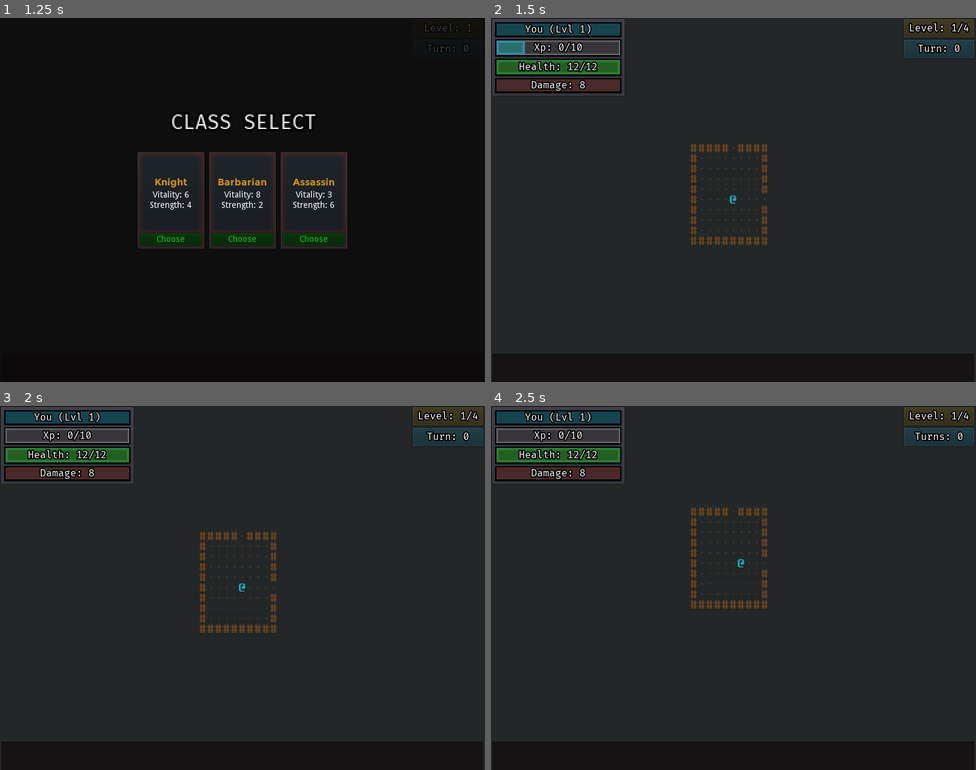
Above: before the commit, frames 1-4 (two rows, left to right).
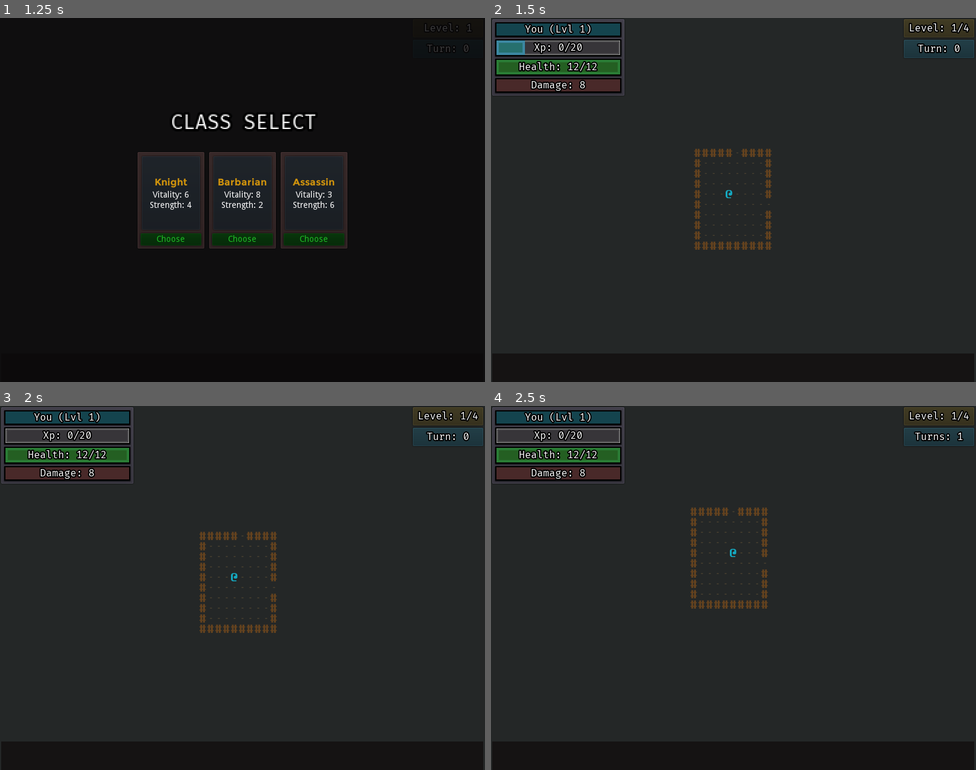
Above: after the commit, the same moments.

Repository: ZenCoderGames/ZRoguelikeGame
Game: Godot game, scene res://scene/main/MainScene.tscn
Same seed, same stepped clock (60 frames per second), same inputs: the game is played once before the commit and once after it.
Inputs:
- Up to frame 1 (1.25 s): click "New Game" at 0.5 s
- Up to frame 2 (1.5 s): click "Choose" at 1.25 s
- Up to frame 3 (2 s): no input
- Up to frame 4 (2.5 s): tap Enter at 2 s; hold Right (move_right) from 2.03 s (still down); tap S (cam_move_down) at 2.1 s

Frame 1 is identical in both runs. In frame 2, 1.3% of the frame differs, in the area x 16-58%, y 6-64%; in frame 3, less than 0.1%; in frame 4, less than 0.1%.

Commit message:
Camera zoom on combat rooms, turn sequencing cleanup

Diff:
--- a/resource/dungeons.json
+++ b/resource/dungeons.json
@@ -7,8 +7,8 @@
 			"roomMinCols": 8,
 			"roomMaxCols": 12,
 			"obstacleChance": 0.75,
-			"minObstacles": 2,
-			"maxObstacles": 4,
+			"minObstacles": 4,
+			"maxObstacles": 6,
 			"itemCountMin": 2,
 			"itemCountMax": 4,
 			"itemHeighestTier": 2,
--- a/resource/items.json
+++ b/resource/items.json
@@ -55,7 +55,7 @@
 			"path": "entity/items/consumables/Consumable_Tier1.tscn",
 			"type": "CONSUMABLE",
 			"tier": 0,
-			"maxCount": 3,
+			"maxCount": 1,
 			"statModifiers": [
 				{
 					"type": "HEALTH",
@@ -72,7 +72,7 @@
 			"path": "entity/items/consumables/Consumable_Tier2.tscn",
 			"type": "CONSUMABLE",
 			"tier": 0,
-			"maxCount": 3,
+			"maxCount": 1,
 			"statusEffectId": "BARRIER"
 		},
 		{
@@ -84,7 +84,7 @@
 			"path": "entity/items/consumables/Consumable_Tier2.tscn",
 			"type": "CONSUMABLE",
 			"tier": 2,
-			"maxCount": 2,
+			"maxCount": 1,
 			"statModifiers": [
 				{
 					"type": "HEALTH",
@@ -101,7 +101,7 @@
 			"path": "entity/items/spells/Spell_Tier1.tscn",
 			"type": "SPELL",
 			"tier": 2,
-			"maxCount": 3,
+			"maxCount": 1,
 			"spellId": "LIGHTNING_BOLT"
 		},
 		{
@@ -113,7 +113,7 @@
 			"path": "entity/items/spells/Spell_Tier1.tscn",
 			"type": "SPELL",
 			"tier": 2,
-			"maxCount": 2,
+			"maxCount": 1,
 			"spellId": "GROUND_POUND"
 		}
 	]
--- a/scripts/battle/BattleInstance.gd
+++ b/scripts/battle/BattleInstance.gd
@@ -22,6 +22,7 @@
 
 signal OnDungeonInitialized()
 signal OnDungeonRecreated()
+signal OnGameOver()
 signal OnToggleInventory()
 signal OnMainMenuOn()
 signal OnMainMenuOff()
@@ -98,6 +99,7 @@
 func _on_game_over():
 	onGameOver = true
 	Dungeon.isDungeonFinished = true
+	emit_signal("OnGameOver")
 
 func _on_dungeon_completed():
 	screenFade.visible = true
--- a/scripts/battle/Dungeon.gd
+++ b/scripts/battle/Dungeon.gd
@@ -6,6 +6,10 @@
 signal OnStartTurn()
 signal OnEndTurn()
 signal OnEnemyMovedAdjacentToPlayer(enemy)
+signal OnRoomCombatStarted(room)
+signal OnRoomCombatEnded(room)
+signal OnPlayerTurnCompleted()
+signal OnAllEnemyTurnsCompleted()
 
 var rooms:Array = []
 const intersectionBuffer:int = 0
@@ -38,7 +42,10 @@
 	_init_player(recreatePlayer)
 	_init_enemies()
 
-	_on_turn_taken(0, 0)
+	player.connect("OnTurnCompleted", self, "_on_player_turn_completed")
+	connect("OnAllEnemyTurnsCompleted", self, "_end_turn")
+	_init_turns()
+	_start_turn()
 
 func _init_rooms():
 	rooms = []
@@ -183,9 +190,12 @@
 	# find the furthest room
 	var furthestCost:int = 0
 	for room in rooms:
-		if costFromStart[room] > furthestCost:
-			furthestCost = costFromStart[room]
-			furthestRoom = room
+		if costFromStart.has(room):
+			if costFromStart[room] > furthestCost:
+				furthestCost = costFromStart[room]
+				furthestRoom = room
+		else:
+			print("ERROR: room not in CostFromStart")
 	furthestRoom.set_as_end_room()
 	# find path
 	reverse_path.append(furthestRoom)
@@ -335,34 +345,53 @@
 	if recreatePlayer:
 		player = load_character(loadedScenes, cell, dataManager.playerData, Constants.ENTITY_TYPE.DYNAMIC, Constants.pc, Constants.TEAM.PLAYER)
 		emit_signal("OnPlayerCreated", player)
-		player.connect("OnCharacterMove", self, "_on_turn_taken")
-		player.equipment.connect("OnSpellActivated", self, "_on_player_spell_activated")
 		turnsTaken = turnsTaken - 1
 	else:
 		player.move_to_cell(cell)
 
-func _on_player_spell_activated(item):
-	_on_turn_taken(0, 0)
-
-func _on_turn_taken(x, y):
+# TURN LOGIC
+func _init_turns():
+	player.pre_update()
+	player.cell.room.pre_update_entities()
+	player.update()
+	for room in rooms:
+		room.update_visibility()
+	turnsTaken = 0
+	emit_signal("OnEndTurn")
+
+func _start_turn():
 	if isDungeonFinished:
 		return
 
 	emit_signal("OnStartTurn")
+
+	# Pre Update
 	player.pre_update()
 	player.cell.room.pre_update_entities()
 
+	# Wait for Player Turn
+
+func _on_player_turn_completed():
 	player.update()
+
+	emit_signal("OnPlayerTurnCompleted")
+
+	# Wait for Enemy Turns
 	player.cell.room.update_entities()
 
+func _end_turn():
 	turnsTaken += 1
-	emit_signal("OnEndTurn")
-
-	for room in rooms:
-		room.update_visibility()
-
+
+	# Post Update
 	player.post_update()
 	player.cell.room.post_update_entities()
+	for room in rooms:
+		room.update_visibility()
+
+	emit_signal("OnEndTurn")
+
+	if !player.isDead:
+		_start_turn()
 
 func add_to_dungeon_scenes(scene):
 	loadedScenes.append(scene)
--- a/scripts/battle/DungeonCamera.gd
+++ b/scripts/battle/DungeonCamera.gd
@@ -4,11 +4,16 @@
 
 var player
 
+const ZOOM_ON_COMBAT:float = 0.45
+
 func _init():
 	pass
 
 func _ready():
 	Dungeon.connect("OnPlayerCreated", self, "_register_player")
+	Dungeon.connect("OnRoomCombatStarted", self, "_on_room_combat_started")
+	Dungeon.connect("OnRoomCombatEnded", self, "_on_room_combat_ended")
+	Dungeon.battleInstance.connect("OnGameOver", self, "_on_game_over")
 
 func _register_player(playerRef):
 	player = playerRef
@@ -18,6 +23,17 @@
 
 func _update_camera(newRoom):
 	Utils.create_tween_vector2(self, "position", self.position, newRoom.get_center(), 0.35, Tween.TRANS_LINEAR, Tween.EASE_IN_OUT)
+
+func _on_room_combat_started(room):
+	Utils.create_tween_vector2(self, "zoom", self.zoom, Vector2(self.zoom.x-ZOOM_ON_COMBAT, self.zoom.y-ZOOM_ON_COMBAT), 0.35, Tween.TRANS_LINEAR, Tween.EASE_IN_OUT)
+
+func _on_room_combat_ended(room):
+	Utils.create_tween_vector2(self, "zoom", self.zoom, Vector2(self.zoom.x+ZOOM_ON_COMBAT, self.zoom.y+ZOOM_ON_COMBAT), 0.35, Tween.TRANS_LINEAR, Tween.EASE_IN_OUT)
+
+func _on_game_over():
+	yield(Dungeon.battleInstance.get_tree().create_timer(Constants.DEATH_TO_MENU_TIME), "timeout")
+
+	Utils.create_tween_vector2(self, "zoom", self.zoom, Vector2(self.zoom.x+ZOOM_ON_COMBAT, self.zoom.y+ZOOM_ON_COMBAT), 0.35, Tween.TRANS_LINEAR, Tween.EASE_IN_OUT)
 
 # DEBUG
 func _process(delta):
--- a/scripts/battle/PlayerInput.gd
+++ b/scripts/battle/PlayerInput.gd
@@ -6,13 +6,15 @@
 var disableInput:bool = true
 var playerMoveAction:ActionMove
 var inputDelay:float = 0.0
-var blockInputsFromInputDelay:bool
+var blockInputsForTurn:bool
 
 func _ready():
 	Dungeon.connect("OnPlayerCreated", self, "_register_player")
 	Dungeon.battleInstance.connect("OnDungeonInitialized", self, "_on_dungeon_init")
 	Dungeon.battleInstance.connect("OnMainMenuOn", self, "on_main_menu_on")
 	Dungeon.battleInstance.connect("OnMainMenuOff", self, "on_main_menu_off")
+	Dungeon.connect("OnPlayerTurnCompleted", self, "_on_player_turn_completed")
+	Dungeon.connect("OnEndTurn", self, "_on_end_turn")
 
 func _register_player(playerRef):
 	player = playerRef
@@ -24,6 +26,7 @@
 
 func _on_player_death():
 	disableInput = true
+	player.disconnect("OnDeath", self, "_on_player_death")
 
 func on_main_menu_on():
 	disableInput = true
@@ -35,7 +38,7 @@
 	if event.is_action_pressed(Constants.INPUT_EXIT_GAME):
 		get_tree().quit()
 
-	if disableInput || blockInputsFromInputDelay:
+	if disableInput || blockInputsForTurn:
 		return
 
 	if player.isDead:
@@ -58,6 +61,8 @@
 		if playerMoveAction.can_execute():
 			player.move(x, y)
 
-		blockInputsFromInputDelay = true
-		yield(get_tree().create_timer(inputDelay), "timeout")
-		blockInputsFromInputDelay = false
+func _on_player_turn_completed():
+	blockInputsForTurn = true
+
+func _on_end_turn():
+	blockInputsForTurn = false
--- a/scripts/battle/instance/CombatEventManager.gd
+++ b/scripts/battle/instance/CombatEventManager.gd
@@ -25,3 +25,12 @@
 		parentCharacter.connect("OnparentCharacterMove", object, "activate_on_parentCharacter_move")
 	if triggerConditions.has(Constants.TRIGGER_CONDITION.ON_SPELL_ACTIVATE):
 		parentCharacter.equipment.connect("OnSpellActivated", object, "activate_on_target_or_item")
+
+func on_room_combat_started(room):
+	Dungeon.emit_signal("OnRoomCombatStarted", room)
+
+func on_room_combat_ended(room):
+	Dungeon.emit_signal("OnRoomCombatEnded", room)
+
+func on_all_enemy_turn_completed(room):
+	Dungeon.emit_signal("OnAllEnemyTurnsCompleted")
--- a/scripts/battle/instance/characters/Character.gd
+++ b/scripts/battle/instance/characters/Character.gd
@@ -46,6 +46,8 @@
 signal OnPassiveRemoved(character, passive)
 signal OnStatusEffectAdded(character, statusEffect)
 signal OnStatusEffectRemoved(character, statusEffect)
+
+signal OnTurnCompleted()
 
 var originalColor:Color
 
@@ -200,7 +202,6 @@
 			Utils.create_return_tween_vector2(self, "position", self.position, self.position + Vector2(0, 5), 0.05, Tween.TRANS_BOUNCE, Tween.TRANS_LINEAR)
 
 		yield(get_tree().create_timer(0.075), "timeout")
-
 
 		emit_signal("OnPreAttack", entity)
 		var damageAmount:int = get_stat_value(StatData.STAT_TYPE.DAMAGE)
@@ -318,6 +319,10 @@
 func get_targets():
 	return targetList
 
+# SPELLS
+func on_spell_activated(spellItem):
+	on_turn_completed()
+
 # STATUS EFFECTS
 func add_status_effect(statusEffectData:StatusEffectData):
 	var statusEffect = StatusEffect.new(self, statusEffectData)
@@ -339,6 +344,10 @@
 func remove_passive(passive:Passive):
 	passiveList.erase(passive)
 	emit_signal("OnPassiveRemoved", self, passive)
+
+# TURNS
+func on_turn_completed():
+	emit_signal("OnTurnCompleted")
 
 # HELPERS
 func is_in_room(room):
--- a/scripts/battle/instance/characters/EnemyCharacter.gd
+++ b/scripts/battle/instance/characters/EnemyCharacter.gd
@@ -2,13 +2,28 @@
 
 class_name EnemyCharacter
 
+var USE_SIMPLE_LOS:bool
+var _hasSeenPlayer:bool
+
+func init(charDataVal, teamVal):
+	.init(charDataVal, teamVal)
+
 func update():
 	.update()
+
+	if USE_SIMPLE_LOS:
+		if !_hasSeenPlayer:
+			if _is_player_in_los():
+				_hasSeenPlayer = true
+			else:
+				return
 
 	if attackAction.can_execute():
 		attackAction.execute()
 	elif moveAction.can_execute():
 		moveAction.execute()
+
+	on_turn_completed()
 
 func move_to_cell(newCell):
 	.move_to_cell(newCell)
@@ -16,3 +31,33 @@
 	if Dungeon.player!=null:
 		if(newCell.is_rowcol_adjacent(Dungeon.player.cell)):
 			Dungeon.emit_signal("OnEnemyMovedAdjacentToPlayer", self)
+
+func _is_player_in_los():
+	if _los_check_in_dirn(0, 1) or\
+		_los_check_in_dirn(0, -1) or\
+		_los_check_in_dirn(1, 0) or\
+		_los_check_in_dirn(-1, 0) or\
+		_los_check_in_dirn(1, 1) or\
+		_los_check_in_dirn(1, -1) or\
+		_los_check_in_dirn(-1, 1) or\
+		_los_check_in_dirn(-1, -1):
+		return true
+
+	return false
+
+func _los_check_in_dirn(rDir:int, cDir:int):
+	var newR:int = cell.row
+	var newC:int = cell.col
+	while(true):
+		newR = newR + rDir * 1
+		newC = newC + cDir * 1
+		var nextCell:DungeonCell = currentRoom.get_cell(newR, newC)
+		if nextCell!=null:
+			if nextCell == Dungeon.player.cell:
+				return true
+			if !nextCell.is_empty():
+				return false
+		else:
+			break
+
+	return false
--- a/scripts/battle/instance/characters/Equipment.gd
+++ b/scripts/battle/instance/characters/Equipment.gd
@@ -80,3 +80,4 @@
 	equippedSpells.erase(spellItem)
 	character.inventory.remove_item(spellItem)
 	emit_signal("OnSpellActivated", spellItem)
+	character.on_spell_activated(spellItem)
--- a/scripts/battle/instance/characters/PlayerCharacter.gd
+++ b/scripts/battle/instance/characters/PlayerCharacter.gd
@@ -8,7 +8,7 @@
 signal OnXPGained()
 signal OnLevelUp()
 
-var levelXpList:Array = [0, 10, 25, 50, 100, 200, 400, 800, 1600]
+var levelXpList:Array = [0, 20, 40, 70, 110, 160, 220, 290, 380]
 var xp:int = 0
 var currentLevel:int = 0
 
@@ -31,6 +31,11 @@
 		return
 
 	.take_damage(entity, dmg)
+
+func move(x, y):
+	.move(x, y)
+
+	on_turn_completed()
 
 func move_to_cell(newCell):
 	.move_to_cell(newCell)
@@ -76,7 +81,6 @@
 	modify_absolute_stat_value(StatData.STAT_TYPE.STRENGTH, 1)
 	refresh_linked_stat_value(StatData.STAT_TYPE.HEALTH)
 	refresh_linked_stat_value(StatData.STAT_TYPE.DAMAGE)
-	#reset_stat_value(StatData.STAT_TYPE.HEALTH)
 	emit_signal("OnLevelUp")
 
 	levelUpAnim.visible = true
--- a/scripts/battle/instance/rooms/DungeonRoom.gd
+++ b/scripts/battle/instance/rooms/DungeonRoom.gd
@@ -41,6 +41,8 @@
 var wasRoomVisited:bool = false
 
 var roomId:int = -1
+var _processedEnemyIdx:int = -1
+var _prevProcessedEnemy:Character = null
 
 func _init(id, mR, mC, sX, sY):
 	roomId = id
@@ -237,18 +239,6 @@
 		else:
 			_hide()
 
-func update_entities():
-	if Dungeon.player.cell.is_connection():
-		return
-
-	if enemies.size()>0:
-		yield(Dungeon.battleInstance.get_tree().create_timer(Dungeon.battleInstance.timeBetweenMoves), "timeout")
-
-	# ENEMIES
-	for enemy in enemies:
-		if !enemy.isDead:
-			enemy.update()
-
 # VISIBILITY
 func _show():
 	for cell in cells:
@@ -256,7 +246,8 @@
 
 func _dim():
 	for cell in cells:
-		cell.dim()
+		if cell != Dungeon.player.cell:
+			cell.dim()
 
 func _hide():
 	for cell in cells:
@@ -280,10 +271,14 @@
 		if connection == topConnection or connection == botConnection:
 			doorObj.rotate(deg2rad(90))
 
+	CombatEventManager.on_room_combat_started(self)
+
 func _destroy_doors():
 	for connection in connections:
 		connection.unload_entity()
 	doors.clear()
+
+	CombatEventManager.on_room_combat_ended(self)
 
 # ENTITY
 func move_entity(entity, currentCell, newR:int, newC:int) -> bool:
@@ -430,7 +425,35 @@
 
 func pre_update_entities():
 	for enemy in enemies:
-		enemy.post_update()
+		enemy.pre_update()
+
+func update_entities():
+	if Dungeon.player.cell.is_connection() or enemies.size()==0:
+		CombatEventManager.on_all_enemy_turn_completed(self)
+		return
+
+	_processedEnemyIdx = -1
+	_prevProcessedEnemy = null
+	_update_next_enemy()
+
+func _update_next_enemy():
+	_processedEnemyIdx = _processedEnemyIdx + 1
+	# Check for end of enemy list
+	if enemies==null or _processedEnemyIdx>=enemies.size():
+		CombatEventManager.on_all_enemy_turn_completed(self)
+		return
+
+	if _prevProcessedEnemy!=null:
+		_prevProcessedEnemy.disconnect("OnTurnCompleted", self, "_update_next_enemy")
+
+	var nextEnemy:Character = enemies[_processedEnemyIdx]
+	if nextEnemy.isDead:
+		_update_next_enemy()
+	else:
+		_prevProcessedEnemy = nextEnemy
+		nextEnemy.connect("OnTurnCompleted", self, "_update_next_enemy")
+		yield(Dungeon.battleInstance.get_tree().create_timer(Constants.TIME_BETWEEN_MOVES), "timeout")
+		nextEnemy.update()
 
 func post_update_entities():
 	for enemy in enemies:
@@ -444,6 +467,16 @@
 	return cells[r * maxCols + c]
 
 func get_safe_starting_cell():
+	var freeCells:Array = []
+	for cell in cells:
+		if cell.is_empty() and cell.is_within_room_buffered(3):
+			freeCells.append(cell)
+
+	if freeCells.size()>0:
+		# choose random free cell
+		freeCells.shuffle()
+		return freeCells[randi() % freeCells.size()]
+
 	return get_cell(maxRows/2, maxCols/2)
 
 func get_world_position(r: int, c: int) -> Vector2:
--- a/scripts/battle/ui/MainMenuUI.gd
+++ b/scripts/battle/ui/MainMenuUI.gd
@@ -59,8 +59,12 @@
 
 func _on_game_over():
 	get_node(".").visible = true
+	deathUI.visible = true
+	baseMenuUI.visible = false
+
+	yield(Dungeon.battleInstance.get_tree().create_timer(Constants.DEATH_TO_MENU_TIME), "timeout")
+
 	baseMenuUI.visible = true
-	deathUI.visible = true
 	characterSelectUI.visible = false
 
 func _clean_up():
--- a/scripts/library/Constants.gd
+++ b/scripts/library/Constants.gd
@@ -57,3 +57,7 @@
 # GAMEPLAY
 enum TRIGGER_CONDITION { ON_PRE_ATTACK, ON_PRE_HIT, ON_BLOCKED_HIT, ON_TAKE_HIT, ON_POST_HIT, ON_POST_ATTACK,\
 							ON_KILL, ON_DEATH, ON_START_TURN, ON_END_TURN, ON_MOVE, ON_SPELL_ACTIVATE }
+
+# TIMING
+const TIME_BETWEEN_MOVES:float = 0.1
+const DEATH_TO_MENU_TIME:float = 2.0
Not shown, changed: todoProgress.txt
Not shown, added: builds/html5/DungeonsOfZekonia.zip
